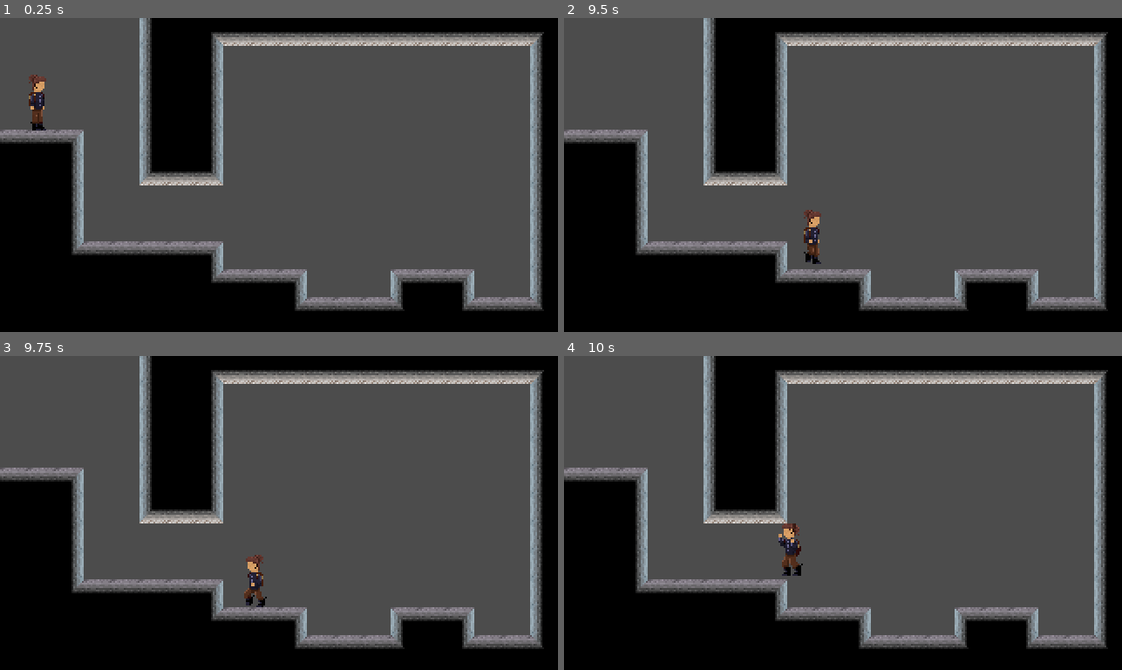
Above: before the commit, frames 1-4 (two rows, left to right).
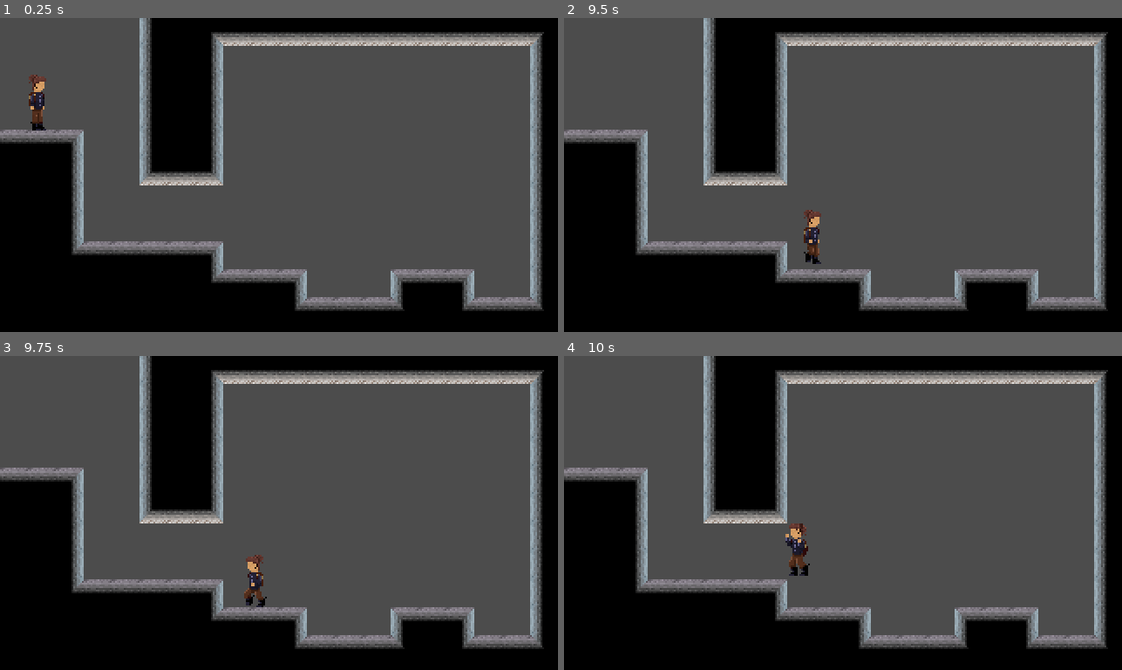
Above: after the commit, the same moments.

Repository: NathanBHart/Warehouse
Game: Godot game, scene res://Rooms/Room1.tscn
Same seed, same stepped clock (60 frames per second), same inputs: the game is played once before the commit and once after it.
Inputs:
- Up to frame 1 (0.25 s): no input
- Up to frame 2 (9.5 s): tap Enter at 0.5 s; hold S (slide_faster) 0.53-1.28 s; hold D (walk_right) 0.53-2.03 s; tap Space (jump) at 0.77, 1.52, 3.02, 3.77, 4.52, 6.02, 6.77, 7.52, 9.02 s; tap S (slide_faster) every 1.5 s from 1.35 to 8.85 s; hold A (walk_left) 2.03-2.78 s; hold S (slide_faster) 2.03-2.78 s; hold D (walk_right) 2.78-4.28 s; hold S (slide_faster) 3.53-4.28 s; hold A (walk_left) 4.28-5.03 s; hold D (walk_right) 5.03-5.78 s; hold S (slide_faster) 5.03-5.78 s; hold A (walk_left) 5.78-7.28 s; hold S (slide_faster) 6.53-7.28 s; hold D (walk_right) from 7.28 s (still down); hold S (slide_faster) 8.03-8.78 s
- Up to frame 3 (9.75 s): release D (walk_right) at 9.53 s; hold A (walk_left) from 9.53 s (still down); hold S (slide_faster) from 9.53 s (still down)
- Up to frame 4 (10 s): keep holding A (walk_left); keep holding S (slide_faster); tap Space (jump) at 9.77 s

Frames 1-3 are identical in both runs. In frame 4, 0.6% of the frame differs, in the area x 38-45%, y 53-70%.

Commit message:
Fixed thing

Diff:
--- a/Player/Player.gd
+++ b/Player/Player.gd
@@ -323,7 +323,7 @@
 
 func _on_JumpTimer_timeout():
 	jump(JUMP_FORCE)
-	velocity.x = AIR_MAX_SPEED * sign(sprite.scale.x)
+	velocity.x = AIR_MAX_SPEED * sign(sprite.scale.x) * abs(velocity.x/MAX_SPEED)
 	just_jumped = true
 	state = MOVE_STATE
 	move()
